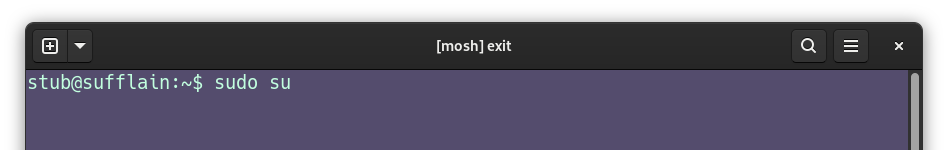
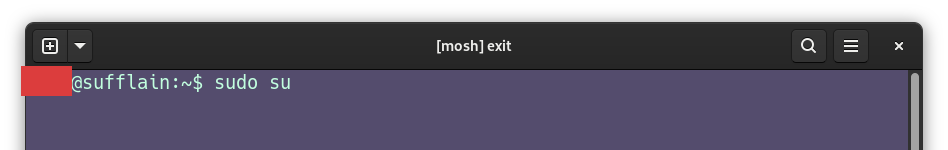
Before/after of a 948px x 150px layered artwork. What changed in the layer stack:
added layer "Layer" above "1_login_as_root.png" over [21, 66, 72, 96]